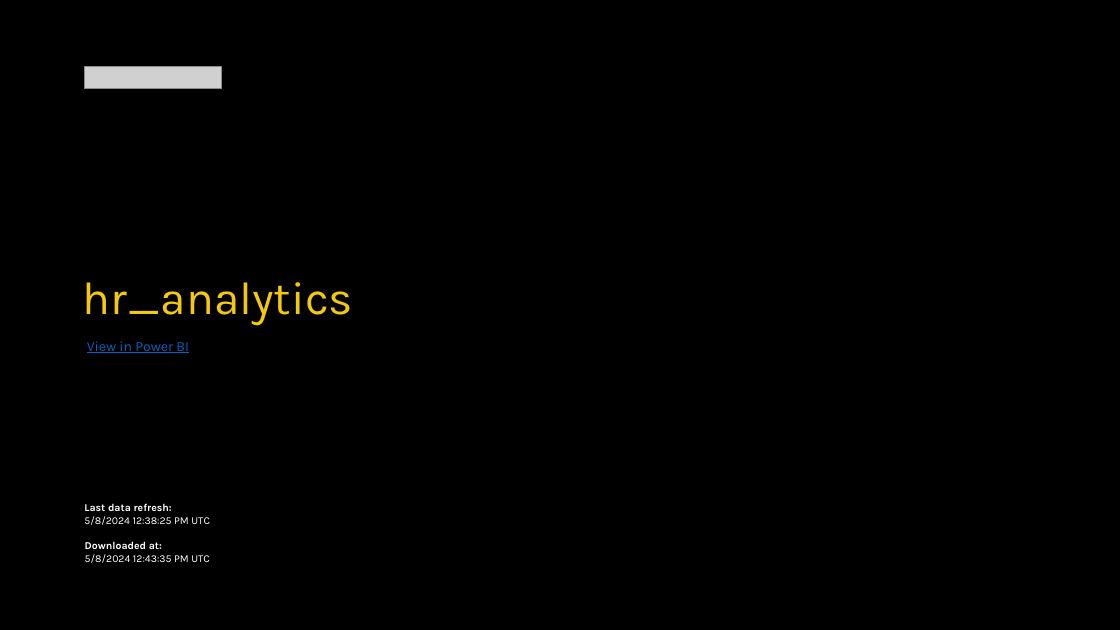
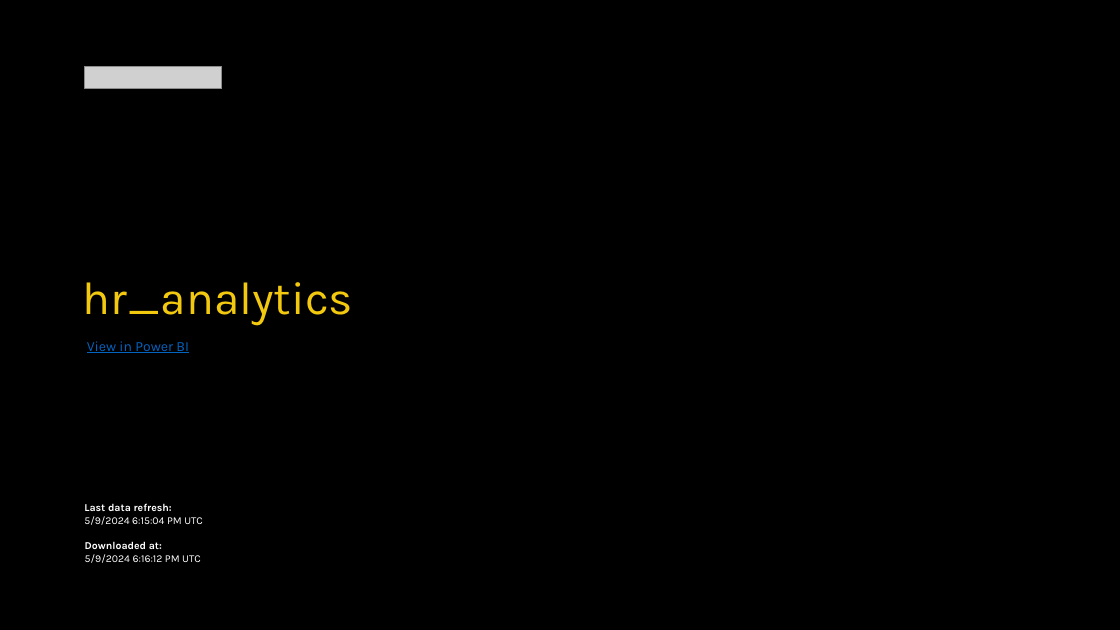
Before and after one commit to Ibtesum-Sakib/HR_Analytics, a slide deck: slide 1 of hr_analytics.pptx. Drawn at 1120x630 pixels with LibreOffice and Linux fonts; fonts in the diff are those of the drawing; grey boxes stand for pictures; background and template pictures are left out. Boxes give left, top, right and bottom in pixels: in the first picture for what was removed or moved away, otherwise in the second. Text is boxed around its words. In the diff, an @@ line names an element or a change of style, - is before the commit and + after.

Commit message:
updated

```diff
--- a/hr_analytics.pptx
+++ b/hr_analytics.pptx
@@ text at box(84, 516, 203, 525): text changed @@
-5/8/2024 12:38:25 PM UTC
+5/9/2024 6:15:04 PM UTC
@@ text at box(85, 554, 201, 563): text changed @@
-5/8/2024 12:43:35 PM UTC
+5/9/2024 6:16:12 PM UTC
```
